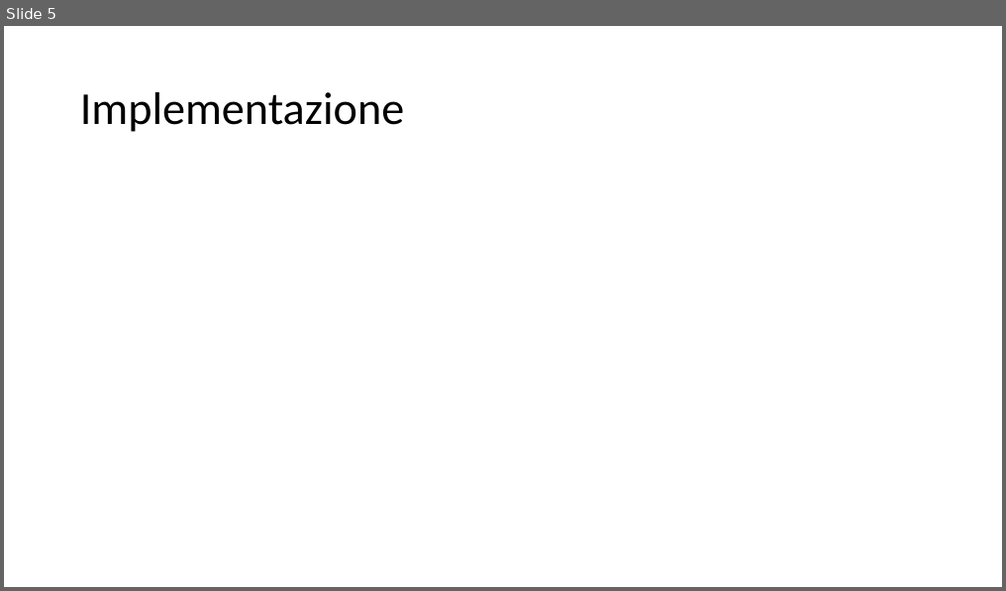
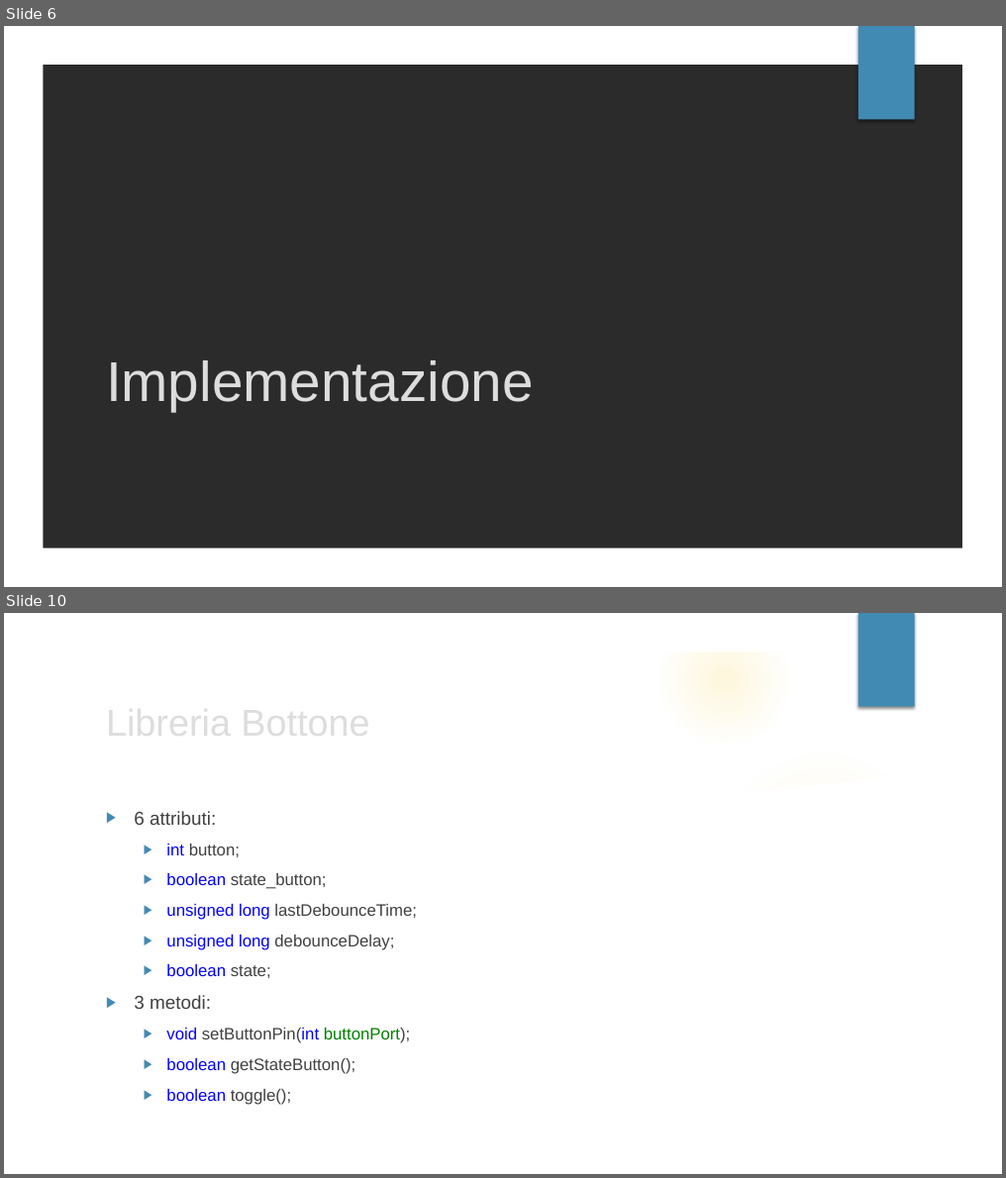
Before and after one commit to mattiaruberto/Progetto2, a slide deck: Presentazione/PROGETTO 2.pptx. Shown one above the other, each under a label of ours: slide 5 before the commit, slides 6 and 10 after it; the slides between them are not shown. The pictures are 1006x591 and 1006x1178 pixels, drawn with LibreOffice and Linux fonts; fonts in the diff are those of the drawing; background and template pictures are left out; a plain dark background stands for a picture behind light text. Boxes give left, top, right and bottom in pixels: in the first picture for what was removed or moved away, otherwise in the second. Text is boxed around its words. In the diff, an @@ line names an element or a change of style, - is before the commit and + after.

```diff
--- a/Presentazione/PROGETTO 2.pptx
+++ b/Presentazione/PROGETTO 2.pptx
@@ slide 10 added at [4,613,1002,1174], background picture (left out); not listed: 2 template elements that a slide beside it also shows @@
@@ title added at [98,692,816,750], 36 pt, text #DDDDDD @@
+Libreria Bottone
@@ group added at [4,614,971,1174]: 5 ellipses, 2 freeform shapes @@
@@ text added at [134,811,417,1105], 16 pt, text #404040 @@
+▶ 6 attributi:
+  ▶ int button;
+  ▶ boolean state_button;
+  ▶ unsigned long lastDebounceTime;
+  ▶ unsigned long debounceDelay;
+  ▶ boolean state;
+▶ 3 metodi:
+  ▶ void setButtonPin(int buttonPort);
+  ▶ boolean getStateButton();
+  ▶ boolean toggle();
@@ what was slide 5 is now slide 6 @@
@@ slide 6 changed as well @@
@@ background #FFFFFF to picture (left out) @@
@@ freeform shape added at [4,26,1002,587], fill #FFFFFF @@
@@ rectangle added at [858,26,915,120], fill #418AB3 @@
@@ title "Implementazione": place and size @@
-title "Implementazione" at [80,92,404,132]
+title "Implementazione" at [106,361,534,412]
@@ title "Implementazione" at [106,361,534,412]: size 44 to 54 pt, font Calibri to Arial, text colour #000000 to #DDDDDD; line spacing 0.9 to 1; vertical alignment middle to bottom @@
```
Also in this commit, not shown: 4 other slides changed, 10 other slides added, 2 slides removed.
